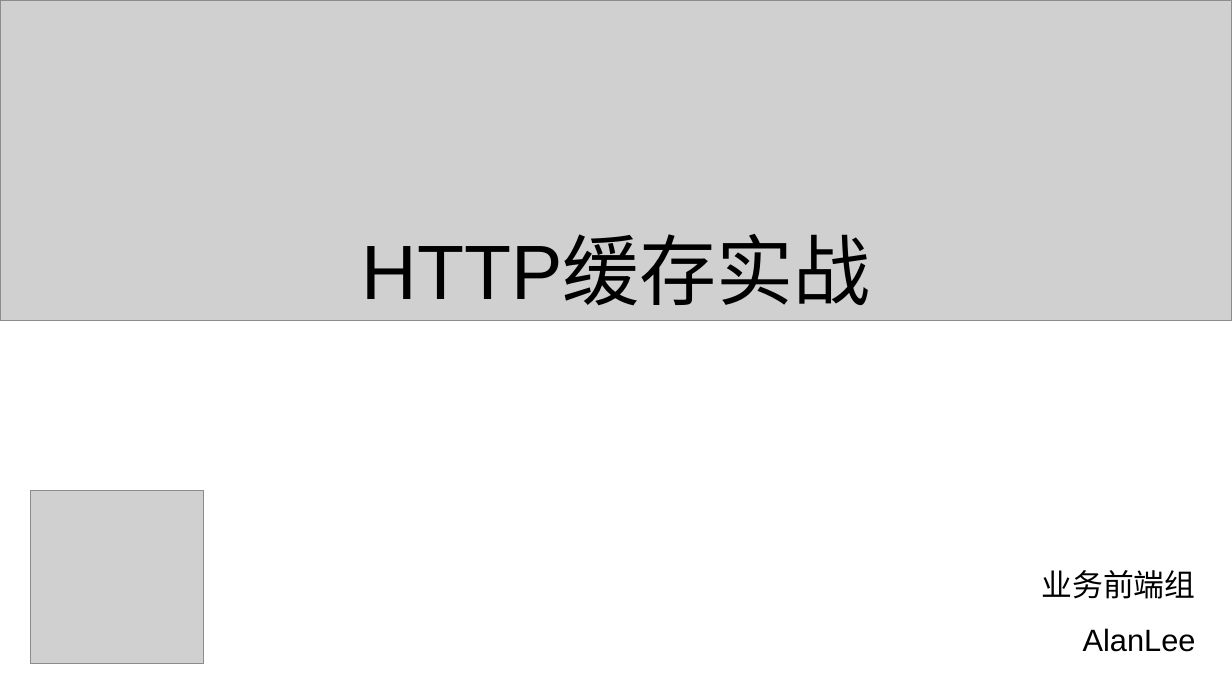
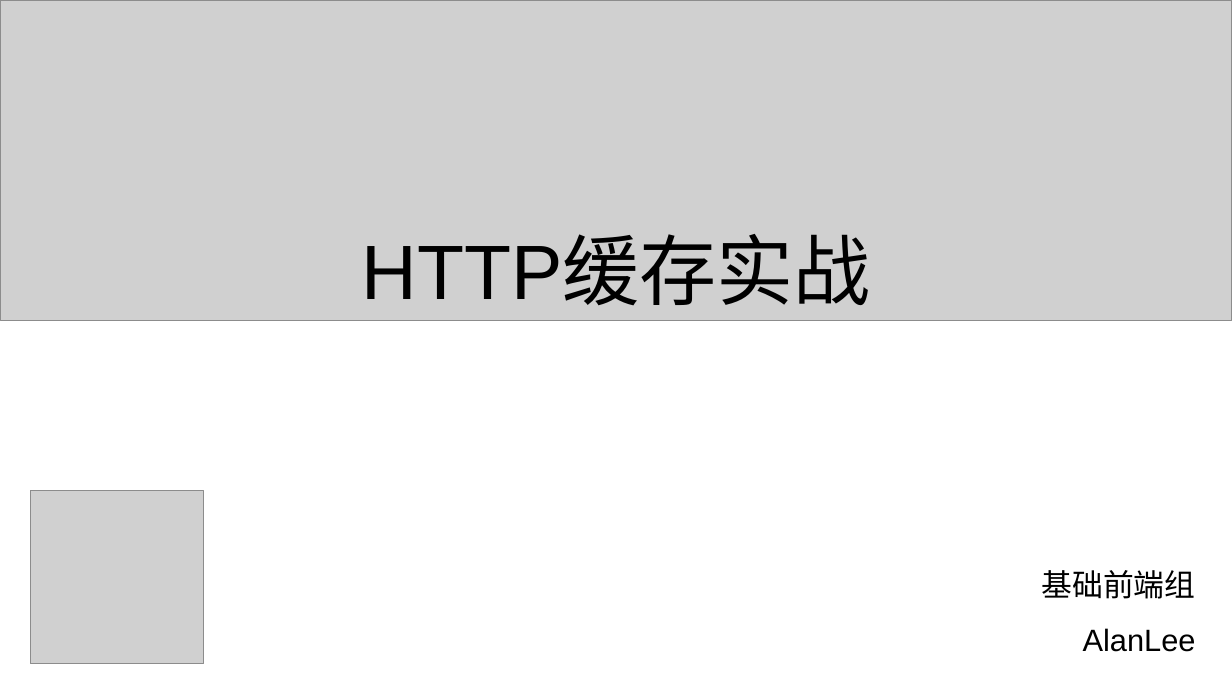
Before and after one commit to AlanLee97/http-caching-in-action, a slide deck: slide 1 of HTTP缓存实战.pptx. Drawn at 1232x693 pixels with LibreOffice and Linux fonts; fonts in the diff are those of the drawing; grey boxes stand for pictures. Boxes give left, top, right and bottom in pixels: in the first picture for what was removed or moved away, otherwise in the second. Text is boxed around its words. In the diff, an @@ line names an element or a change of style, - is before the commit and + after.

Commit message:
fix: 修改PPT

```diff
--- a/HTTP缓存实战.pptx
+++ b/HTTP缓存实战.pptx
@@ text at (1042, 570, 1196, 599): text changed @@
-业务前端组
+基础前端组
```
